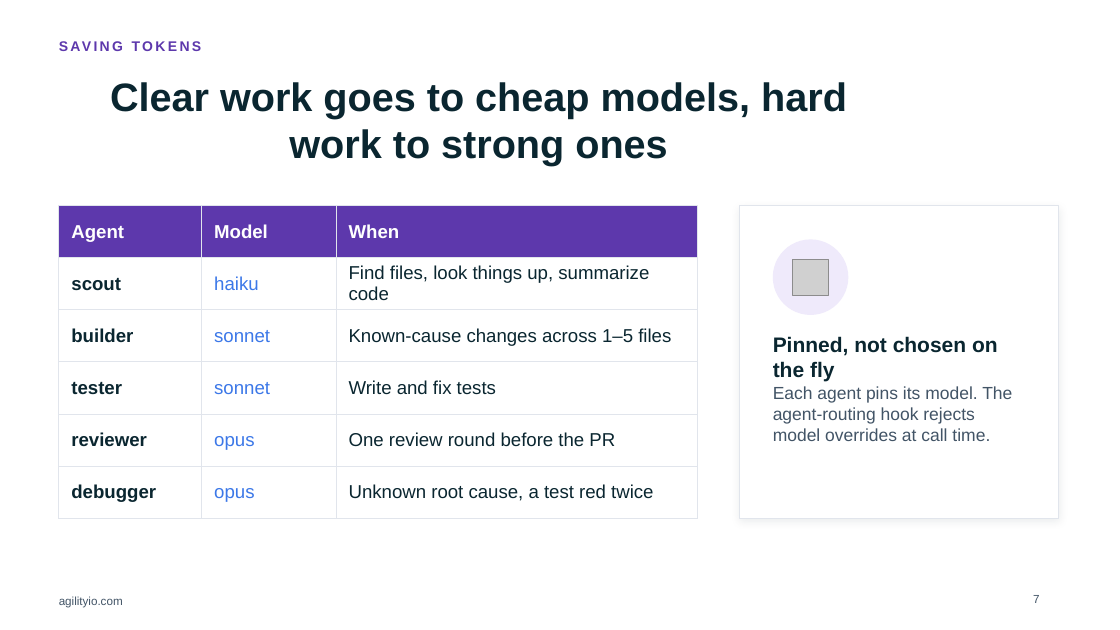
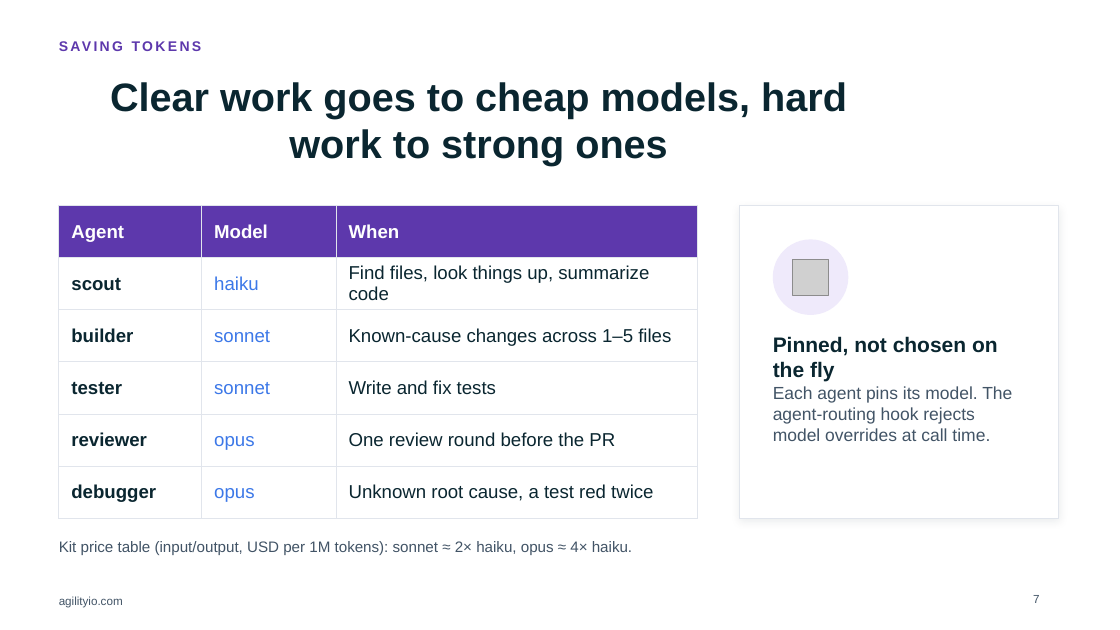
Before and after one commit to trungungtoan-agilityio/AgiAgentKit, a slide deck: slide 7 of docs/talk/Session-Superadvisor-AgilityIO.pptx. Drawn at 1120x630 pixels with LibreOffice and Linux fonts; fonts in the diff are those of the drawing; grey boxes stand for pictures; background and template pictures are left out. Boxes give left, top, right and bottom in pixels: in the first picture for what was removed or moved away, otherwise in the second. Text is boxed around its words. In the diff, an @@ line names an element or a change of style, - is before the commit and + after.

```diff
--- a/docs/talk/Session-Superadvisor-AgilityIO.pptx
+++ b/docs/talk/Session-Superadvisor-AgilityIO.pptx
@@ text added at [59, 541, 632, 555], 13 pt, text #425466 @@
+Kit price table (input/output, USD per 1M tokens): sonnet ≈ 2× haiku, opus ≈ 4× haiku.
```
Also in this commit, not shown: 4 other slides changed, 16 other files.
